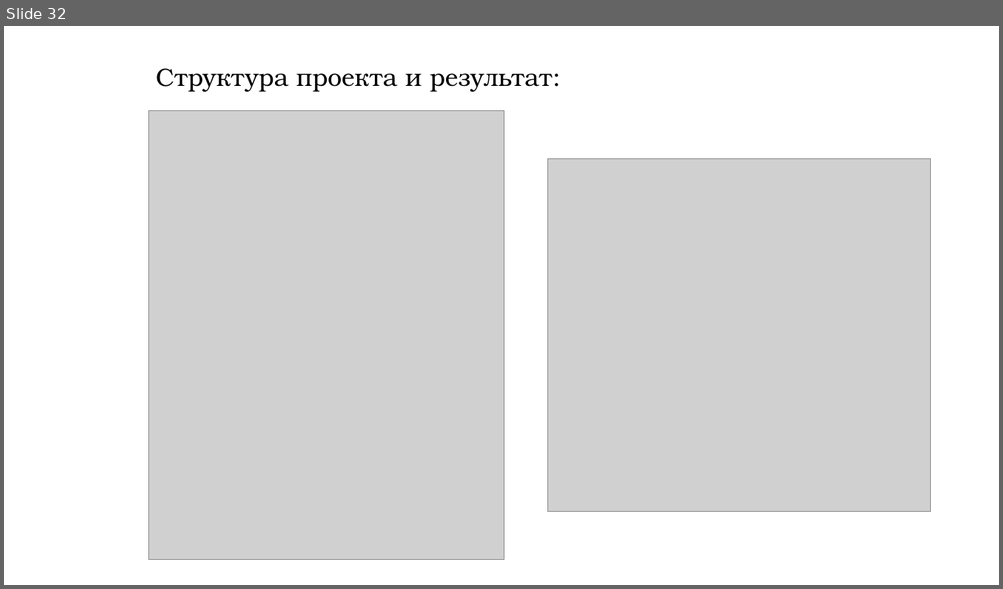
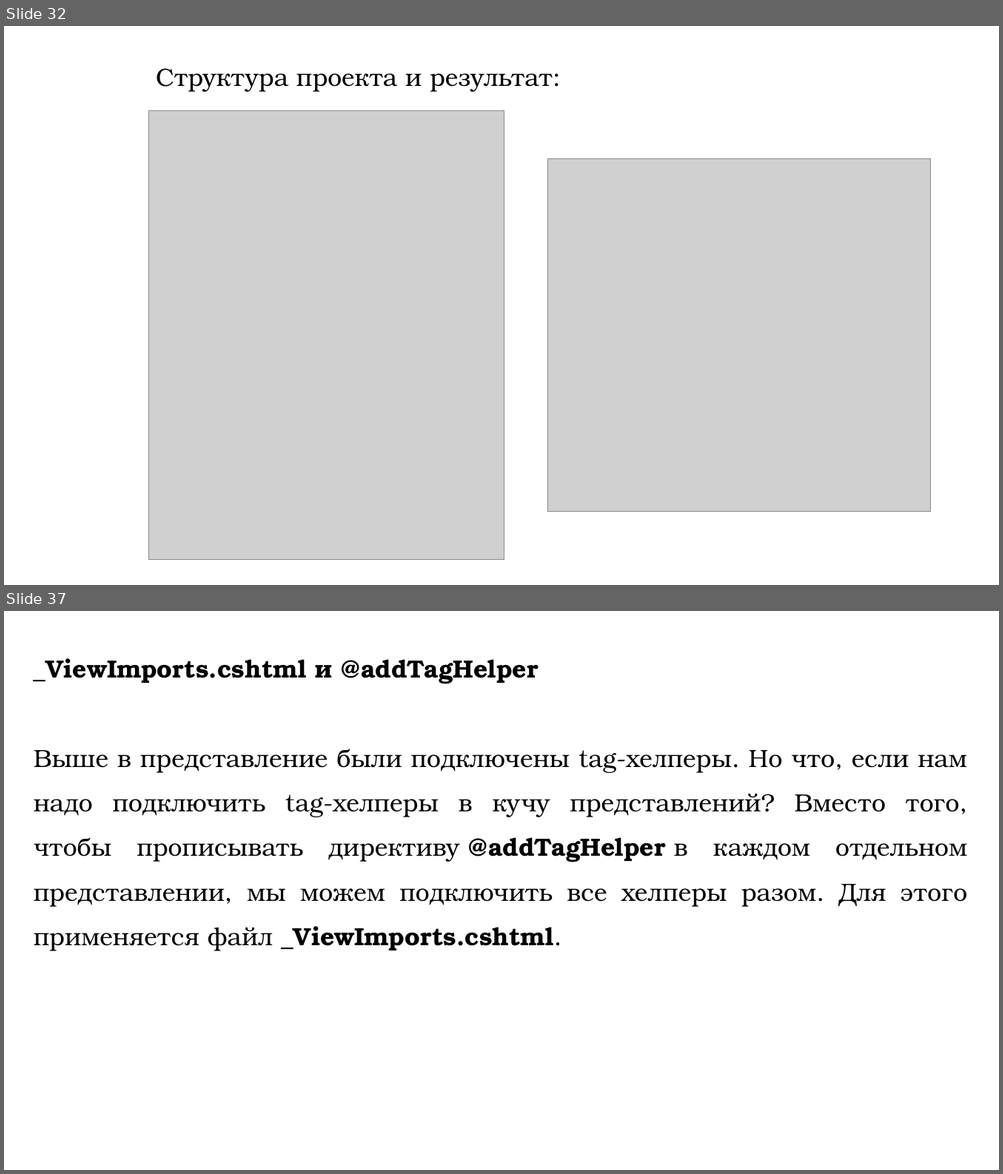
Before and after one commit to DaniilKlyukin/OOP-4, a slide deck: Лекции/ООП 1 лек 4.pptx. Shown one above the other, each under a label of ours: slide 32 before the commit, slides 32 and 37 after it; the slides between them are not shown. The pictures are 1003x589 and 1003x1174 pixels, drawn with LibreOffice and Linux fonts; fonts in the diff are those of the drawing; grey boxes stand for pictures. Boxes give left, top, right and bottom in pixels: in the first picture for what was removed or moved away, otherwise in the second. Text is boxed around its words. In the diff, an @@ line names an element or a change of style, - is before the commit and + after.

```diff
--- a/Лекции/ООП 1 лек 4.pptx
+++ b/Лекции/ООП 1 лек 4.pptx
@@ slide 37 added at (4, 611, 999, 1170), background #FFFFFF @@
@@ text added at (34, 658, 967, 951), 24 pt, text #000000 @@
+_ViewImports.cshtml и @addTagHelper
+Выше в представление были подключены tag-хелперы. Но что, если нам надо подключить tag-хелперы в кучу представлений? Вместо того, чтобы прописывать директиву @addTagHelper в каждом отдельном представлении, мы можем подключить все хелперы разом. Для этого применяется файл _ViewImports.cshtml.
```
Also in this commit, not shown: 1 slide changed, 11 other slides added, 3 other files.
